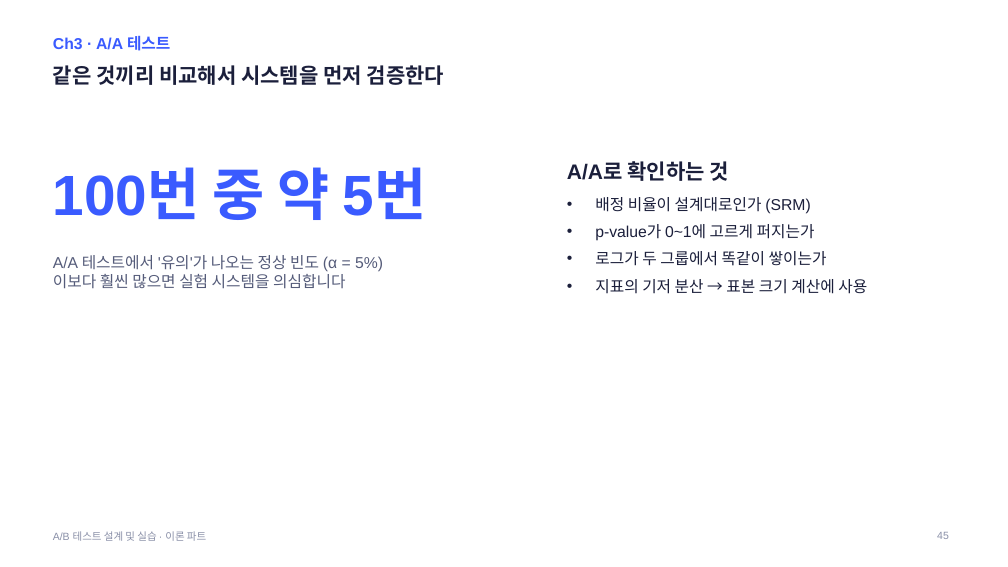
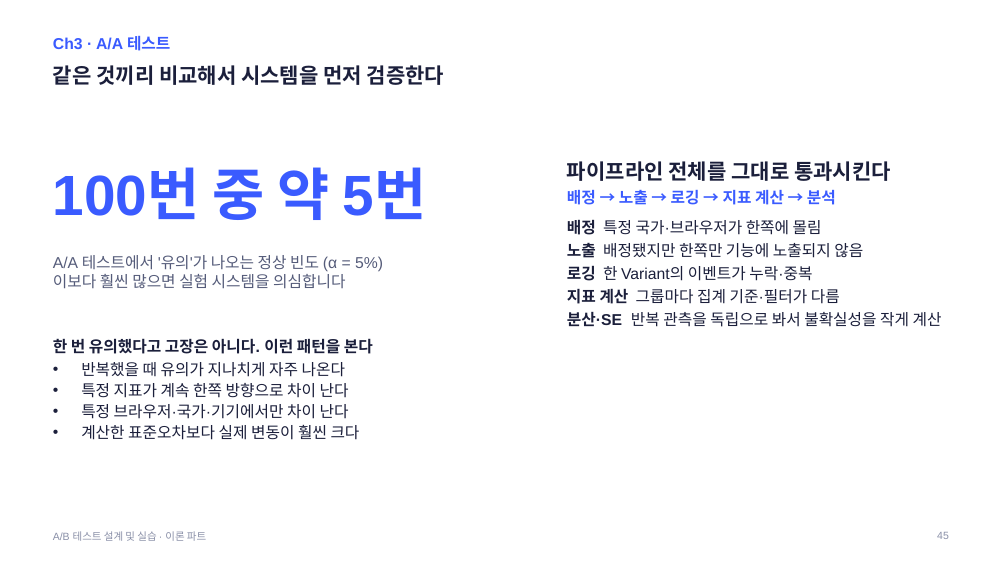
Before and after one commit to kkamret/quickmart-lab-rats, a slide deck: slide 45 of docs/lecture/ab-testing-theory.pptx. Drawn at 1008x567 pixels with LibreOffice and Linux fonts; fonts in the diff are those of the drawing. Boxes give left, top, right and bottom in pixels: in the first picture for what was removed or moved away, otherwise in the second. Text is boxed around its words. In the diff, an @@ line names an element or a change of style, - is before the commit and + after.

Commit message:
docs: 이론 PPT에 위키 실무 (1)의 겹치지 않는 내용 반영
- Ch3 실행 순서·A/A·실험 기간·신뢰구간·효과 크기·분산 축소·다중검정 슬라이드 보강
- CUPED 주의점 슬라이드 추가
- 가이드 덱 제작 기록 갱신

Refs #10

```diff
--- a/docs/lecture/ab-testing-theory.pptx
+++ b/docs/lecture/ab-testing-theory.pptx
@@ text added at (x1=567, y1=161, x2=942, y2=327), 15 pt, text #1B1F3B @@
+파이프라인 전체를 그대로 통과시킨다
+배정 → 노출 → 로깅 → 지표 계산 → 분석
+배정 특정 국가·브라우저가 한쪽에 몰림
+노출 배정됐지만 한쪽만 기능에 노출되지 않음
+로깅 한 Variant의 이벤트가 누락·중복
+지표 계산 그룹마다 집계 기준·필터가 다름
+분산·SE 반복 관측을 독립으로 봐서 불확실성을 작게 계산
@@ text at (x1=53, y1=338, x2=373, y2=440): text changed @@
-A/A로 확인하는 것
-• 배정 비율이 설계대로인가 (SRM)
-• p-value가 0~1에 고르게 퍼지는가
-• 로그가 두 그룹에서 똑같이 쌓이는가
-• 지표의 기저 분산 → 표본 크기 계산에 사용
+한 번 유의했다고 고장은 아니다. 이런 패턴을 본다
+• 반복했을 때 유의가 지나치게 자주 나온다
+• 특정 지표가 계속 한쪽 방향으로 차이 난다
+• 특정 브라우저·국가·기기에서만 차이 난다
+• 계산한 표준오차보다 실제 변동이 훨씬 크다
```
Also in this commit, not shown: 9 other slides changed, 1 slide added, 2 other files.
